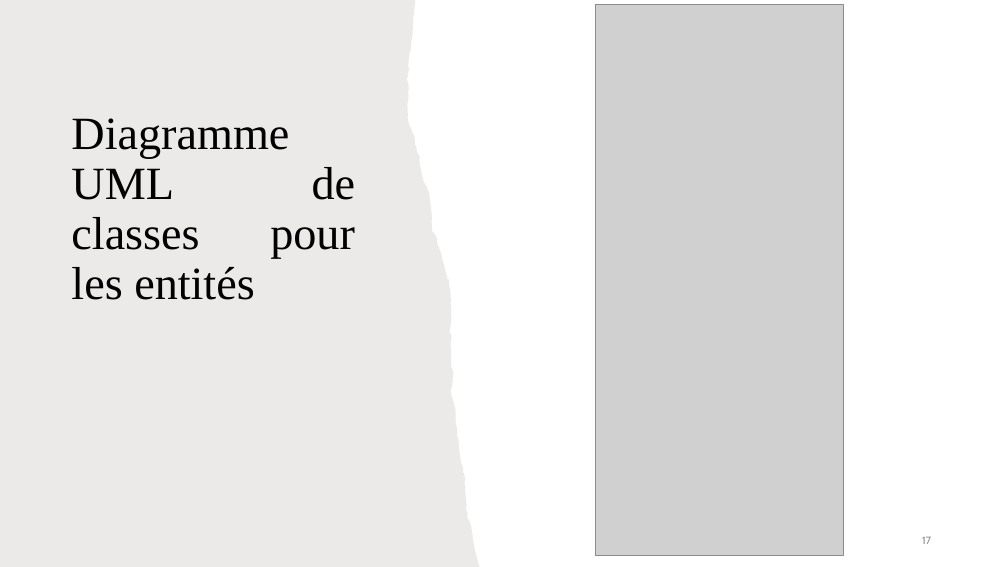
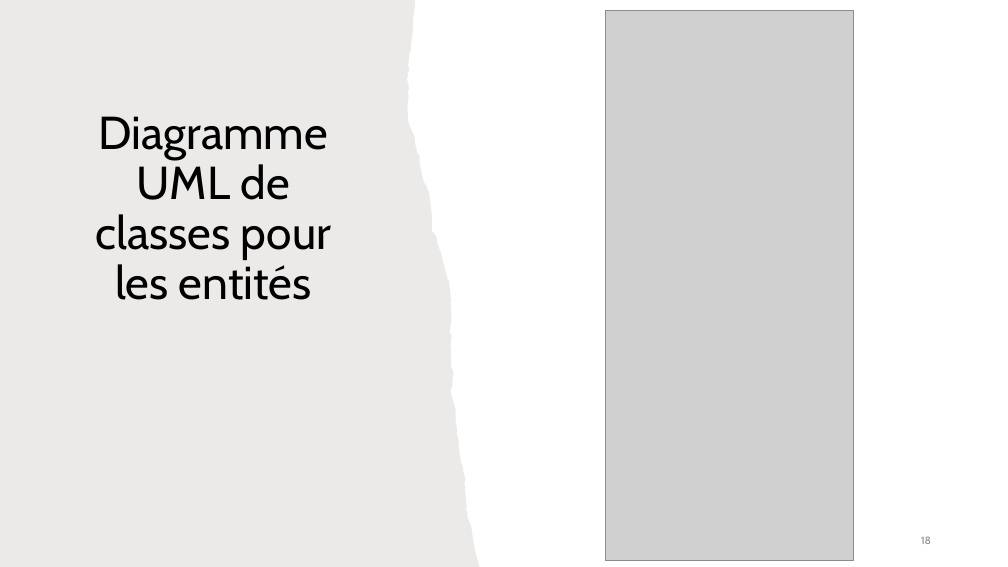
Before and after one commit to manelbenhamouda/projets-CDA, a slide deck: slide 18 of Diaporama_Haldan.pptx (slide 17 before the commit). Drawn at 1008x567 pixels with LibreOffice and Linux fonts; fonts in the diff are those of the drawing; grey boxes stand for pictures. Boxes give left, top, right and bottom in pixels: in the first picture for what was removed or moved away, otherwise in the second. Text is boxed around its words. In the diff, an @@ line names an element or a change of style, - is before the commit and + after.

```diff
--- a/Diaporama_Haldan.pptx
+++ b/Diaporama_Haldan.pptx
@@ picture: place and size @@
-picture at (595, 5, 843, 556)
+picture at (606, 10, 854, 560)
@@ title "Diagramme UML de classes pour ..." at (96, 116, 331, 300): font Times New Roman to Cabin; alignment justified to centre @@
@@ page number at (921, 536, 931, 544): text changed @@
-17
+18
```
Also in this commit, not shown: 3 other slides changed, 1 slide added, 1 slide removed, 7 other files.
